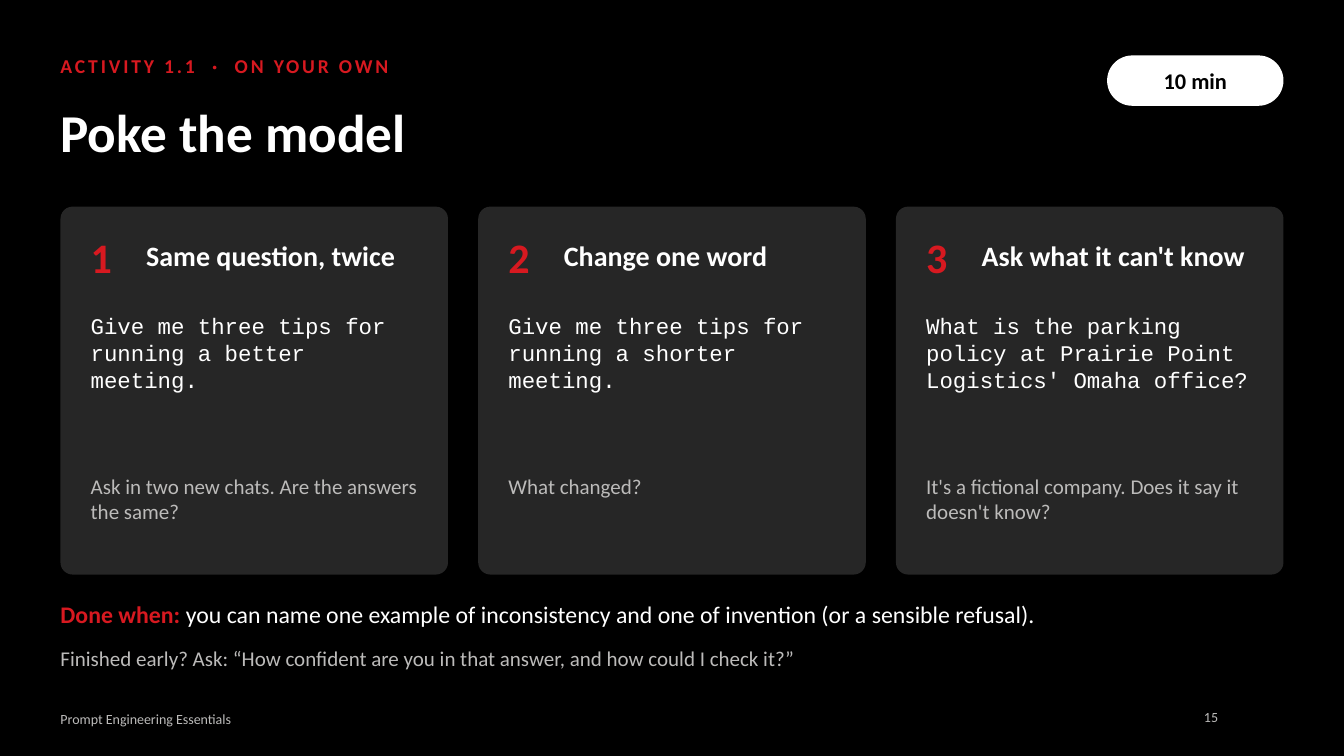
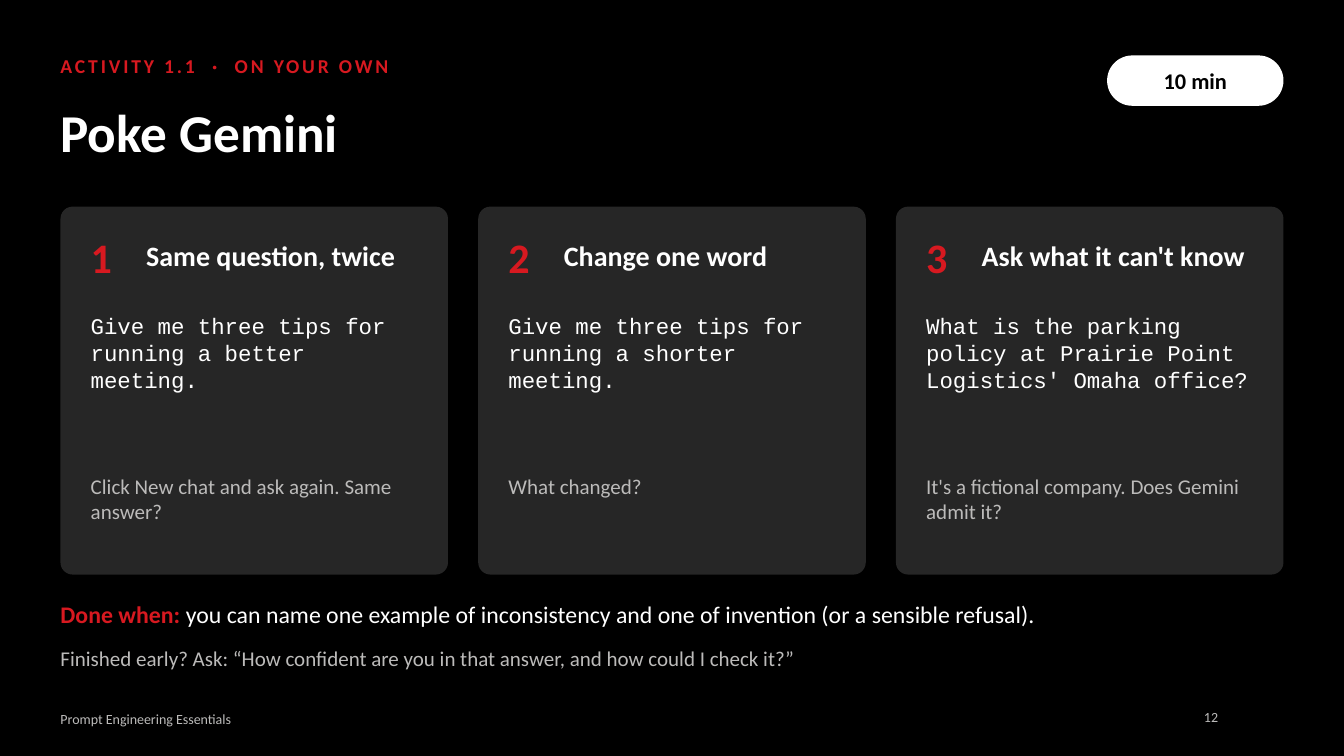
Before and after one commit to DataHurdler/pb-group-D, a slide deck: slide 12 of materials/slides/prompt-engineering-essentials.pptx (slide 15 before the commit). Drawn at 1344x756 pixels with LibreOffice and Linux fonts; fonts in the diff are those of the drawing; background and template pictures are left out. Boxes give left, top, right and bottom in pixels: in the first picture for what was removed or moved away, otherwise in the second. Text is boxed around its words. In the diff, an @@ line names an element or a change of style, - is before the commit and + after.

```diff
--- a/materials/slides/prompt-engineering-essentials.pptx
+++ b/materials/slides/prompt-engineering-essentials.pptx
@@ title at (x1=60, y1=114, x2=338, y2=153): text changed @@
-Poke the model
+Poke Gemini
@@ text at (x1=91, y1=479, x2=392, y2=519): text changed @@
-Ask in two new chats. Are the answers the same?
+Click New chat and ask again. Same answer?
@@ text at (x1=926, y1=479, x2=1239, y2=519): text changed @@
-It's a fictional company. Does it say it doesn't know?
+It's a fictional company. Does Gemini admit it?
@@ page number at (x1=1204, y1=713, x2=1218, y2=722): text changed @@
-15
+12
```
Also in this commit, not shown: 32 other slides changed, 2 slides added, 11 slides removed, 21 other files.
